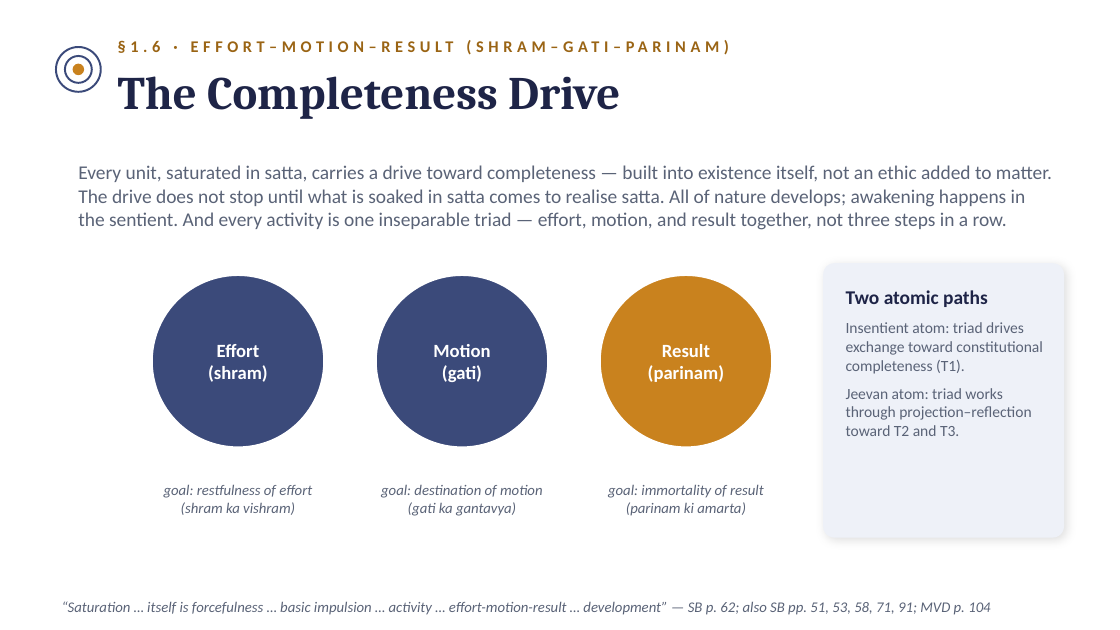
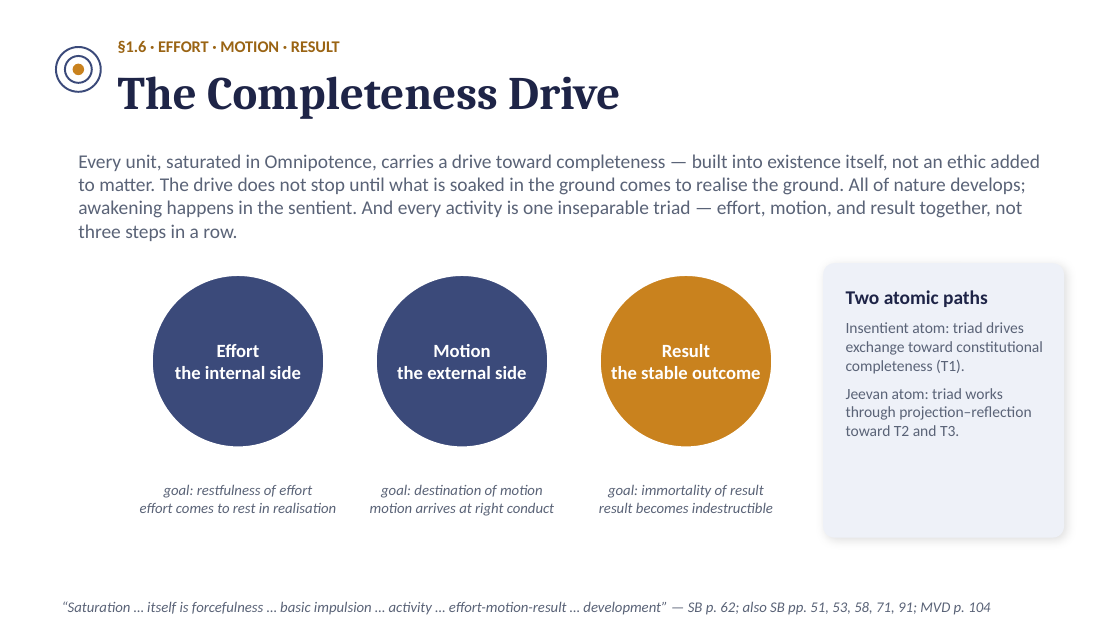
Before and after one commit to raghavamohan/AnalyticMadhyasthDarshan, a slide deck: slide 8 of Studies/The-Ontology-of-Coexistence/The-Ontology-of-Existence-Madhyasth-Darshan.pptx. Drawn at 1120x630 pixels with LibreOffice and Linux fonts; fonts in the diff are those of the drawing. Boxes give left, top, right and bottom in pixels: in the first picture for what was removed or moved away, otherwise in the second. Text is boxed around its words. In the diff, an @@ line names an element or a change of style, - is before the commit and + after.

```diff
--- a/Studies/The-Ontology-of-Coexistence/The-Ontology-of-Existence-Madhyasth-Darshan.pptx
+++ b/Studies/The-Ontology-of-Coexistence/The-Ontology-of-Existence-Madhyasth-Darshan.pptx
@@ text at <box>118,40,340,53</box>: text changed @@
-§1.6 · EFFORT–MOTION–RESULT (SHRAM–GATI–PARINAM)
+§1.6 · EFFORT · MOTION · RESULT
@@ text at <box>78,154,1040,241</box>: text changed @@
-Every unit, saturated in satta, carries a drive toward completeness — built into existence itself, not an ethic added to matter. The drive does not stop until what is soaked in satta comes to realise satta. All of nature develops; awakening happens in the sentient. And every activity is one inseparable triad — effort, motion, and result together, not three steps in a row.
+Every unit, saturated in Omnipotence, carries a drive toward completeness — built into existence itself, not an ethic added to matter. The drive does not stop until what is soaked in the ground comes to realise the ground. All of nature develops; awakening happens in the sentient. And every activity is one inseparable triad — effort, motion, and result together, not three steps in a row.
@@ text at <box>175,366,301,379</box>: text changed @@
-(shram)
+the internal side
@@ text at <box>397,366,526,379</box>: text changed @@
-(gati)
+the external side
@@ text at <box>611,366,761,379</box>: text changed @@
-(parinam)
+the stable outcome
@@ text at <box>140,503,336,513</box>: text changed @@
-(shram ka vishram)
+effort comes to rest in realisation
@@ text at <box>370,502,554,516</box>: text changed @@
-(gati ka gantavya)
+motion arrives at right conduct
@@ text at <box>599,502,773,513</box>: text changed @@
-(parinam ki amarta)
+result becomes indestructible
```
Also in this commit, not shown: 18 other slides changed, 1 slide added.
